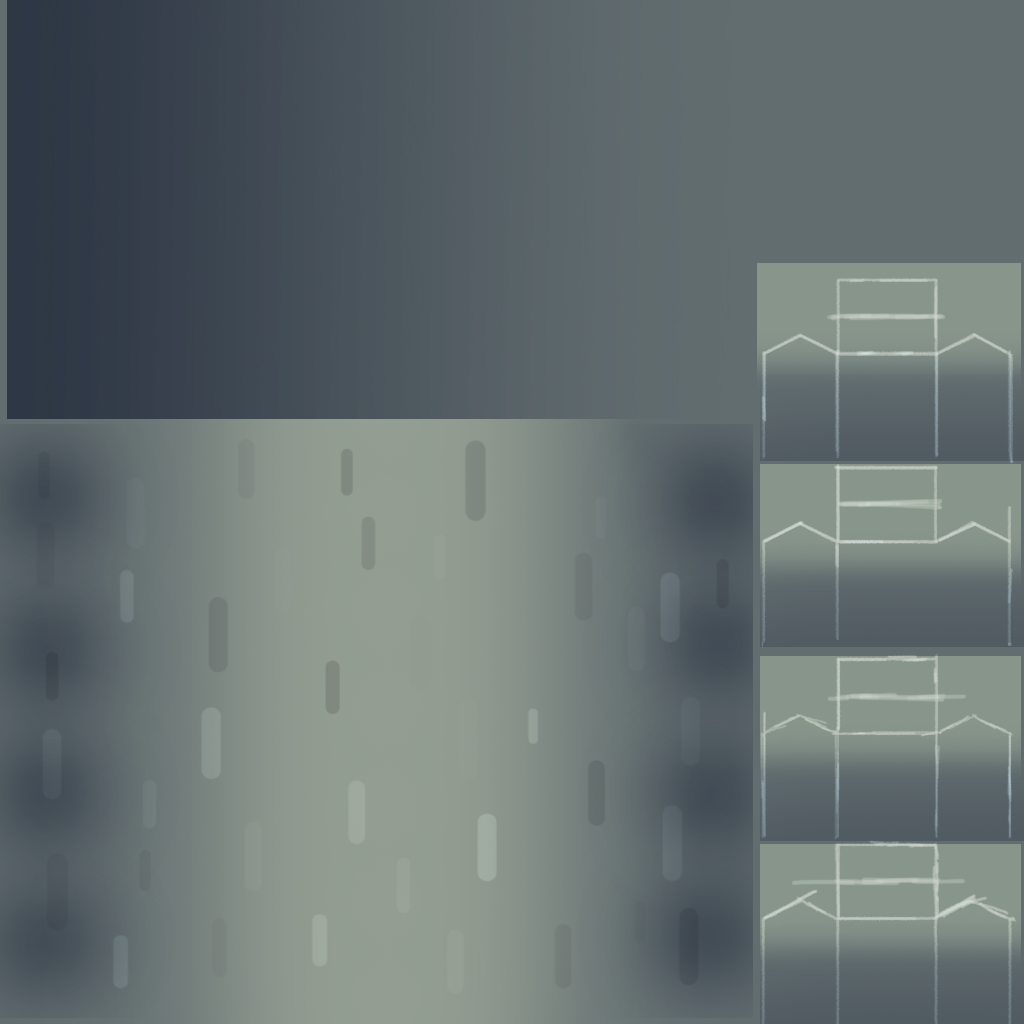
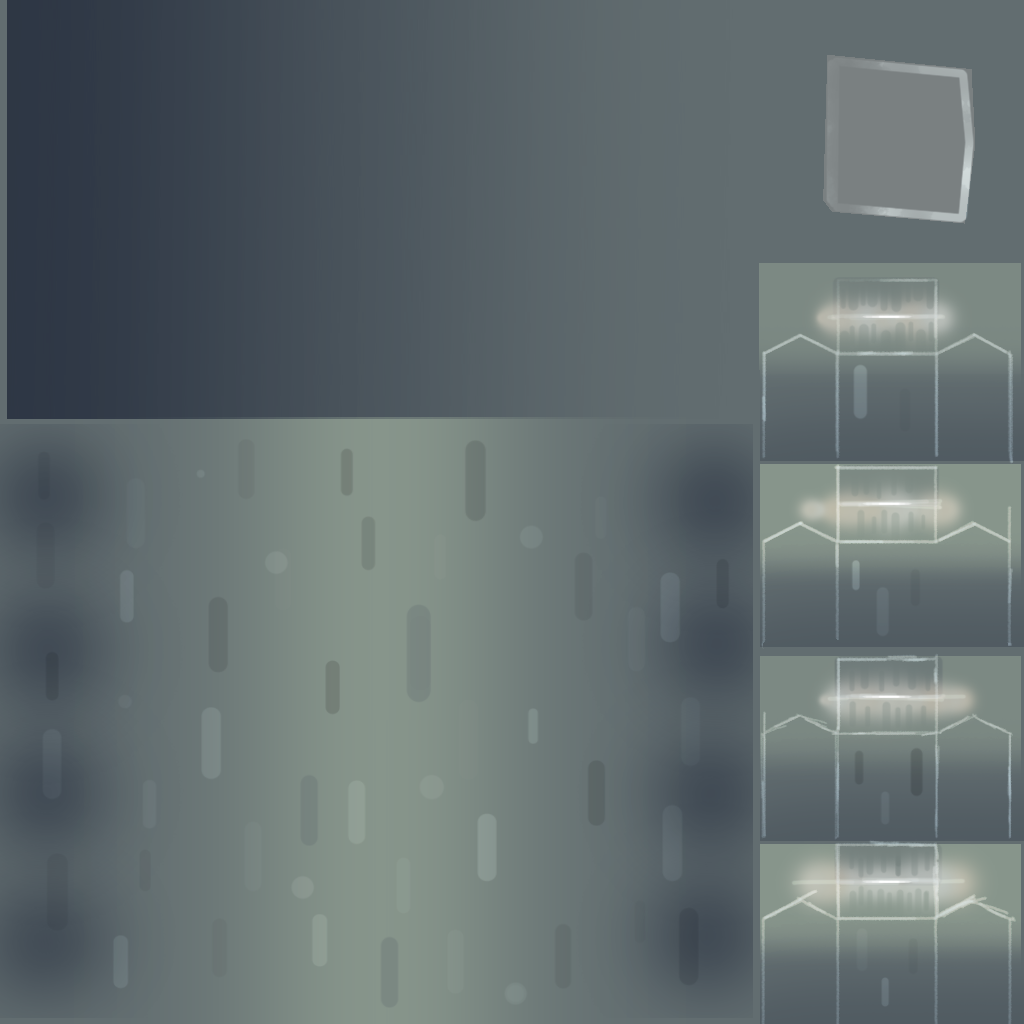
Layered file, before and after one edit (1024x1024). Changes by layer:
added layer "Layer 4" above "Layer 7" over (x1=861, y1=315, x2=913, y2=883)
added layer "Layer 7" (overlay, 26%) above "Layer 6" over (x1=851, y1=364, x2=924, y2=1007)
added layer "Layer 6" (screen, 46%) above "Layer 5" over (x1=769, y1=271, x2=1004, y2=930)
added layer "Layer 5" (overlay, 9%) above "Layer 2" over (x1=117, y1=469, x2=544, y2=1006)
painted on "Layer 2" over (x1=93, y1=263, x2=1021, y2=1024)
painted on "Highlights" over (x1=816, y1=56, x2=975, y2=391)
added layer "Layer 3" (16%) above "Gradients" over (x1=823, y1=55, x2=975, y2=224)
